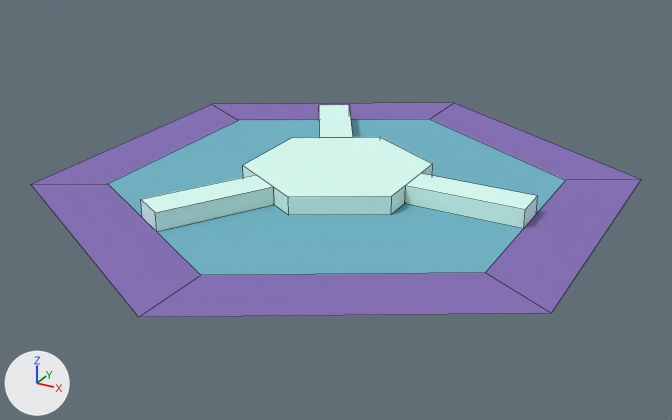
The Blender file automancy/models/tiles/files/splitter_right.blend, before and after one commit.
The view is the same before and after, from a 50 mm lens placed at (1.361, -2.487, 1.141), pointed at (0.018, -0.045, -0.08). Every picture has the same lights, and +X, +Y and +Z are marked at lower left. Mesh edges are drawn as thin lines.

The first picture shows '0-base', '1-top', '2-dir'.
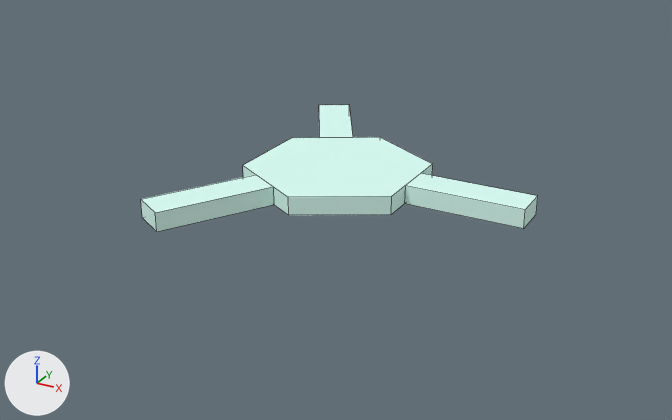
Where the change shows, as pixel boxes (x1, y1, x2, y2) in the pictures (672 x 420 px):
```json
{"object": "0-base", "change": "deleted", "before": [31, 103, 641, 317], "on screen": "purple"}
{"object": "1-top", "change": "deleted", "before": [108, 119, 566, 275], "on screen": "cyan"}
```

Edits to the scene script, one JSON object a line:
```json
{"op": "remove", "block": "ob_1_top", "code": ["ob_1_top = bpy.data.objects.new('1-top', me_cylinder_003)", "ob_1_top.location = (0.0, 0.0, 0.0)"]}
{"op": "remove", "block": "ob_0_base", "code": ["ob_0_base = bpy.data.objects.new('0-base', me_cylinder_004)", "ob_0_base.location = (0.0, 0.0, 0.0)"]}
```
